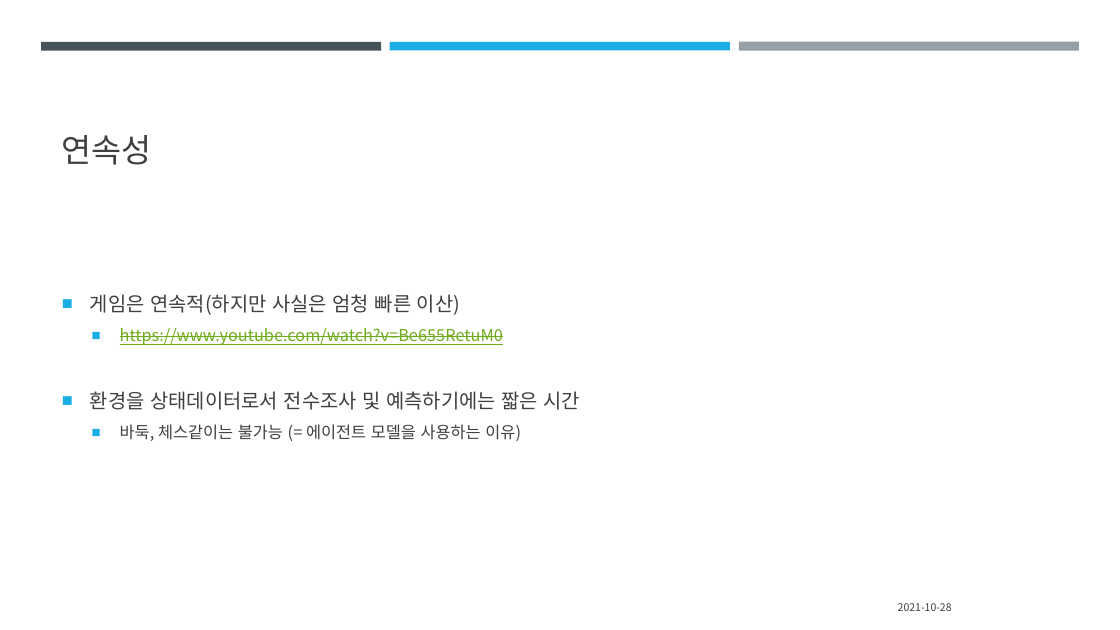
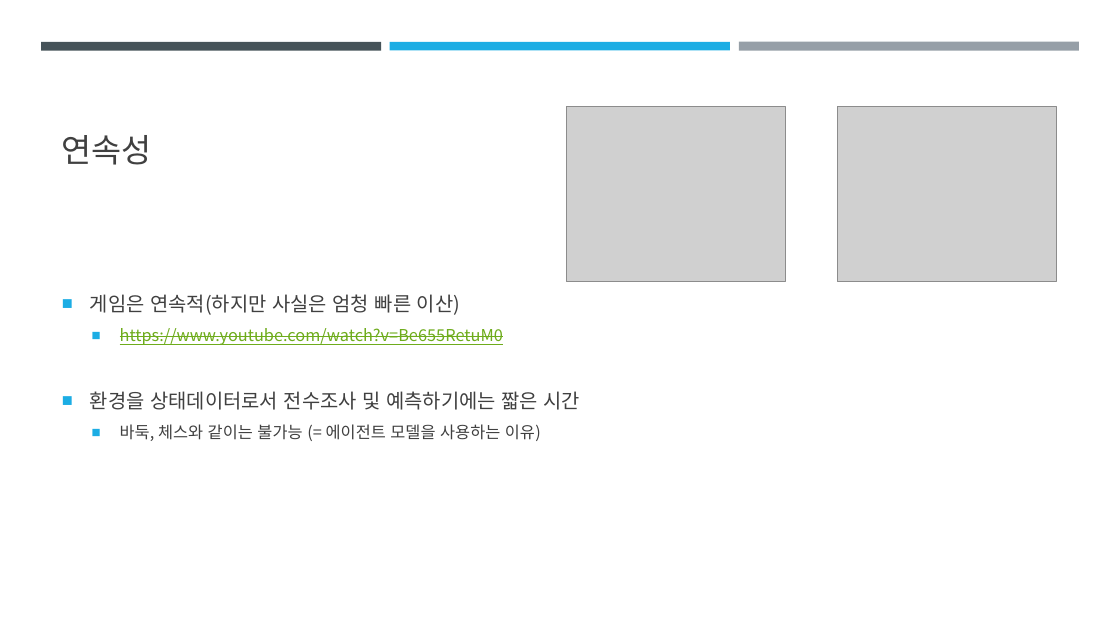
Before and after one commit to Niiok/inha_2021, a slide deck: slide 11 of Saturday/Oct30.pptx. Drawn at 1120x630 pixels with LibreOffice and Linux fonts; fonts in the diff are those of the drawing; grey boxes stand for pictures. Boxes give left, top, right and bottom in pixels: in the first picture for what was removed or moved away, otherwise in the second. Text is boxed around its words. In the diff, an @@ line names an element or a change of style, - is before the commit and + after.

```diff
--- a/Saturday/Oct30.pptx
+++ b/Saturday/Oct30.pptx
@@ picture added at (x1=566, y1=107, x2=785, y2=281) @@
@@ picture added at (x1=838, y1=107, x2=1056, y2=281) @@
@@ text at (x1=120, y1=424, x2=541, y2=441): text changed @@
-  ■ 바둑, 체스같이는 불가능 (= 에이전트 모델을 사용하는 이유)
+  ■ 바둑, 체스와 같이는 불가능 (= 에이전트 모델을 사용하는 이유)
@@ text removed at (x1=898, y1=603, x2=952, y2=611) @@
-2021-10-28
```
Also in this commit, not shown: 8 other slides changed, 6 other files.
